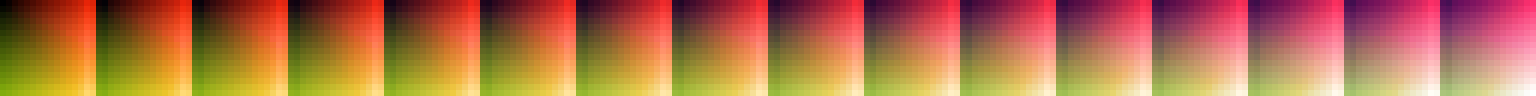
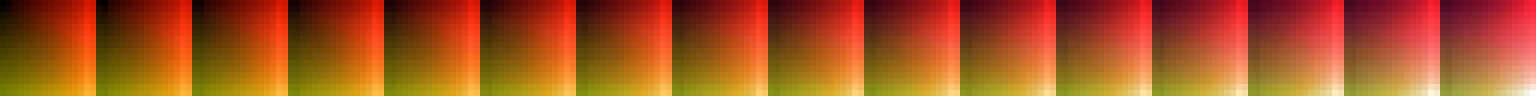
Two versions of the same layered image (1536x96). Layer-by-layer changes:
pixels changed over [0,0,1536,96] (layer not identified)
